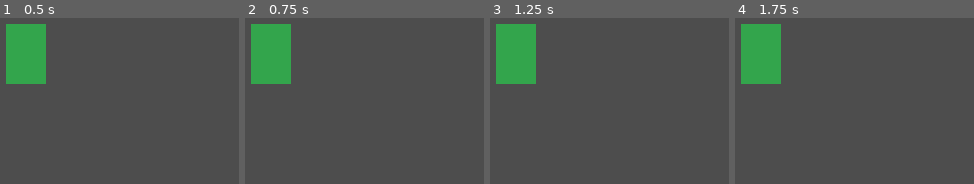
Above: before the commit, frames 1-4 (left to right).
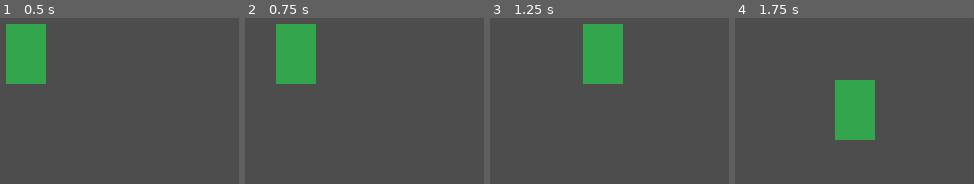
Above: after the commit, the same moments.

Repository: stasar14-rgb/Harvest-Dream
Game: Godot game, scene res://scenes/main.tscn
Two runs of this game, one before a commit and one after it. Both use one fixed random seed, a clock stepped at 60 frames per second and the inputs below.
Inputs:
- Up to frame 1 (0.5 s): no input
- Up to frame 2 (0.75 s): tap Enter at 0.5 s; hold D (move_right) from 0.53 s (still down)
- Up to frame 3 (1.25 s): keep holding D (move_right)
- Up to frame 4 (1.75 s): release D (move_right) at 1.28 s; hold S (move_down) from 1.28 s (still down)

Frame 1 is identical in both runs. In frame 2, 7.6% of the frame differs, in the area x 2-30%, y 3-40%; in frame 3, 12%, in the area x 2-56%, y 3-40%; in frame 4, 12%.

Commit message:
Verbinde Bewegung mit Player

Diff:
--- a/scenes/player/player.tscn
+++ b/scenes/player/player.tscn
@@ -1,9 +1,13 @@
-[gd_scene load_steps=2 format=3]
+[gd_scene load_steps=3 format=3]
+
+[ext_resource type="Script" path="res://scripts/player/player_movement.gd" id="1_movement"]
 
 [sub_resource type="RectangleShape2D" id="RectangleShape2D_player"]
 size = Vector2(20, 12)
 
 [node name="Player" type="CharacterBody2D"]
+motion_mode = 1
+script = ExtResource("1_movement")
 
 [node name="PlaceholderVisual" type="Polygon2D" parent="."]
 color = Color(0.2, 0.65, 0.3, 1)
